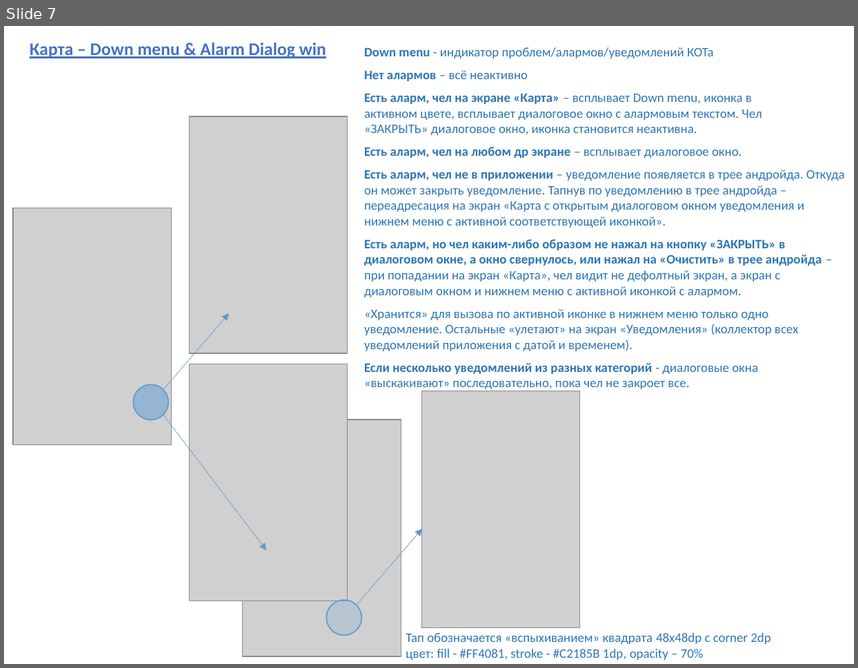
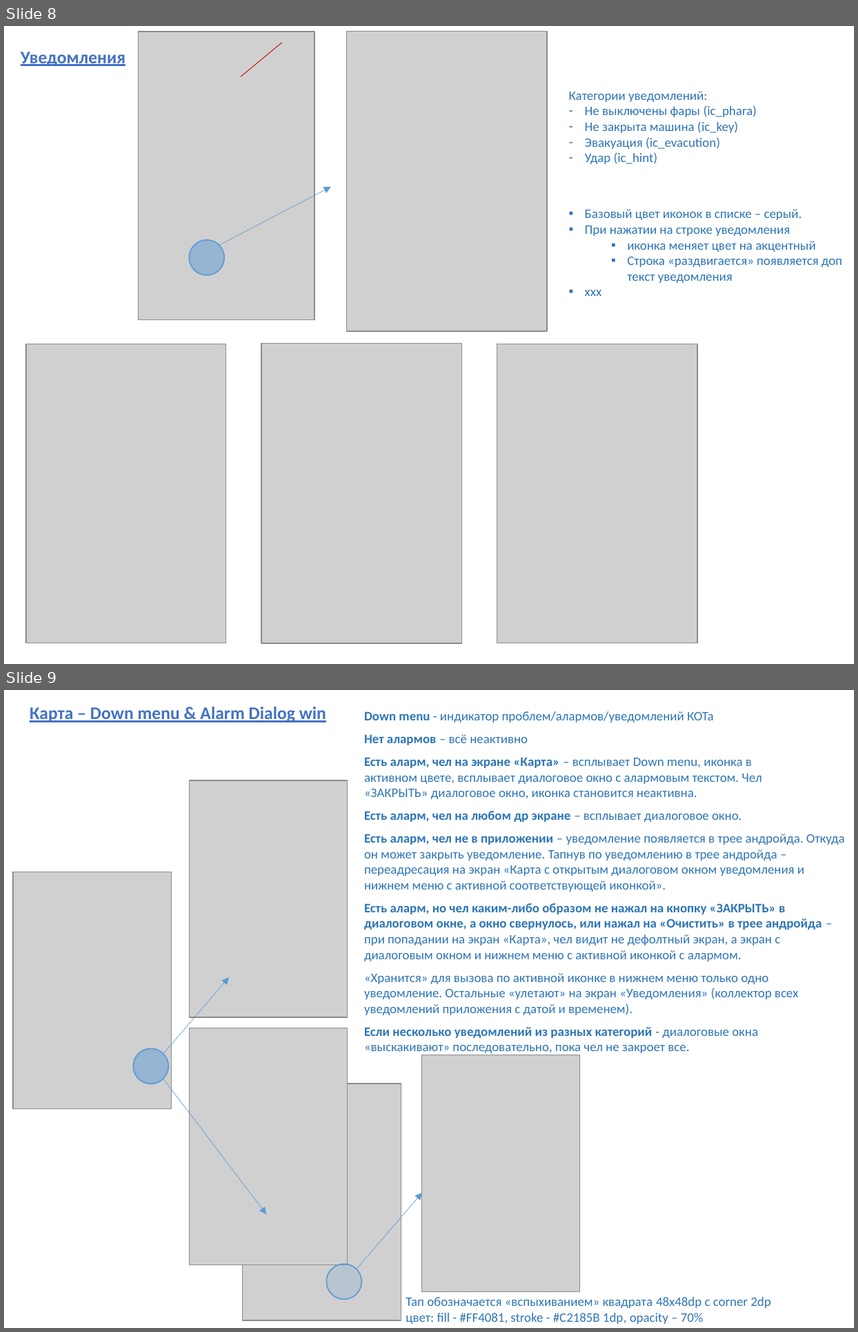
Before and after one commit to Maxusbr/ClientApps, a slide deck: KOT/Docs/KOT_app_structure.pptx. Shown one above the other, each under a label of ours: slide 7 before the commit, slides 8 and 9 after it. The pictures are 858x668 and 858x1332 pixels, drawn with LibreOffice and Linux fonts; fonts in the diff are those of the drawing; grey boxes stand for pictures; background and template pictures are left out. Boxes give left, top, right and bottom in pixels: in the first picture for what was removed or moved away, otherwise in the second. Text is boxed around its words. In the diff, an @@ line names an element or a change of style, - is before the commit and + after.

```diff
--- a/KOT/Docs/KOT_app_structure.pptx
+++ b/KOT/Docs/KOT_app_structure.pptx
@@ slide 8 added at bbox=[4, 26, 854, 664], background #FFFFFF @@
@@ picture added at bbox=[139, 31, 315, 319] @@
@@ line added from (240, 77) to (282, 42), #C00000 0.5 pt @@
@@ picture added at bbox=[346, 31, 547, 330] @@
@@ text added at bbox=[21, 52, 125, 66], 15 pt, text #4472C4, bold, underline @@
+Уведомления
@@ text added at bbox=[569, 91, 757, 164], 11 pt, text #2E75B6 @@
+Категории уведомлений:
+– Не выключены фары (ic_phara)
+– Не закрыта машина (ic_key)
+– Эвакуация (ic_evacution)
+– Удар (ic_hint)
@@ arrow added from (219, 245) to (331, 187), #5B9BD5 0.5 pt dashed @@
@@ text added at bbox=[585, 209, 842, 296], 11 pt, text #2E75B6 @@
+▪ Базовый цвет иконок в списке – серый.
+▪ При нажатии на строке уведомления
+  ▪ иконка меняет цвет на акцентный
+  ▪ Строка «раздвигается» появляется доп текст уведомления
+▪ ххх
@@ ellipse added at bbox=[190, 240, 224, 275], fill #5B9BD5 at 50% opacity, outline #5B9BD5 1 pt @@
@@ picture added at bbox=[26, 344, 226, 642] @@
@@ picture added at bbox=[261, 343, 462, 642] @@
@@ picture added at bbox=[497, 344, 697, 642] @@
@@ what was slide 7 is now slide 9 @@
```
Also in this commit, not shown: 1 slide changed, 1 other slide added.
